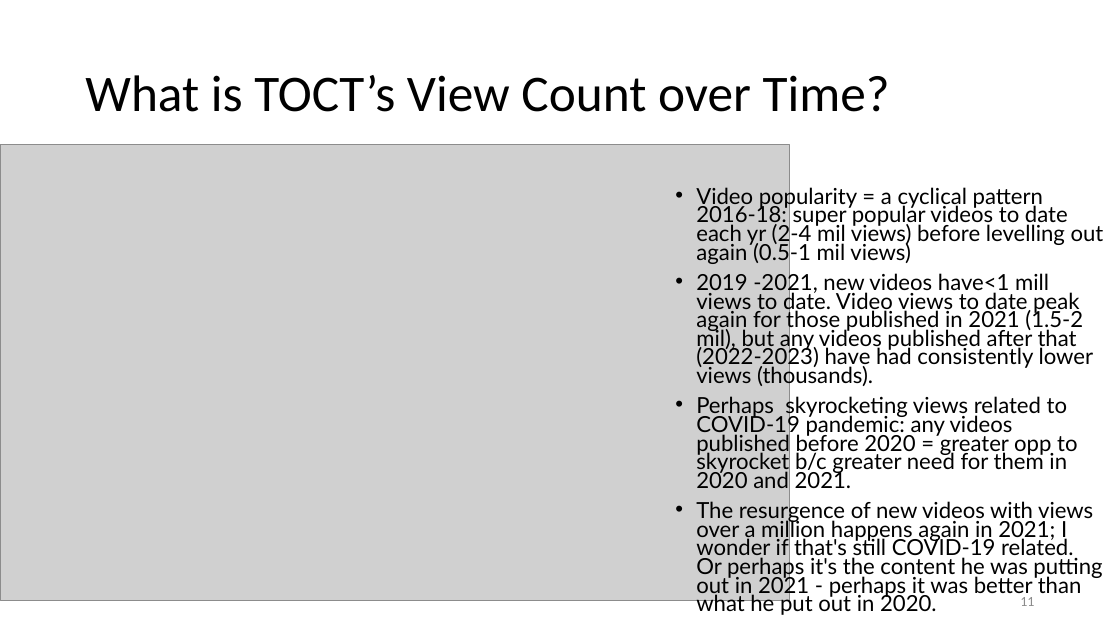
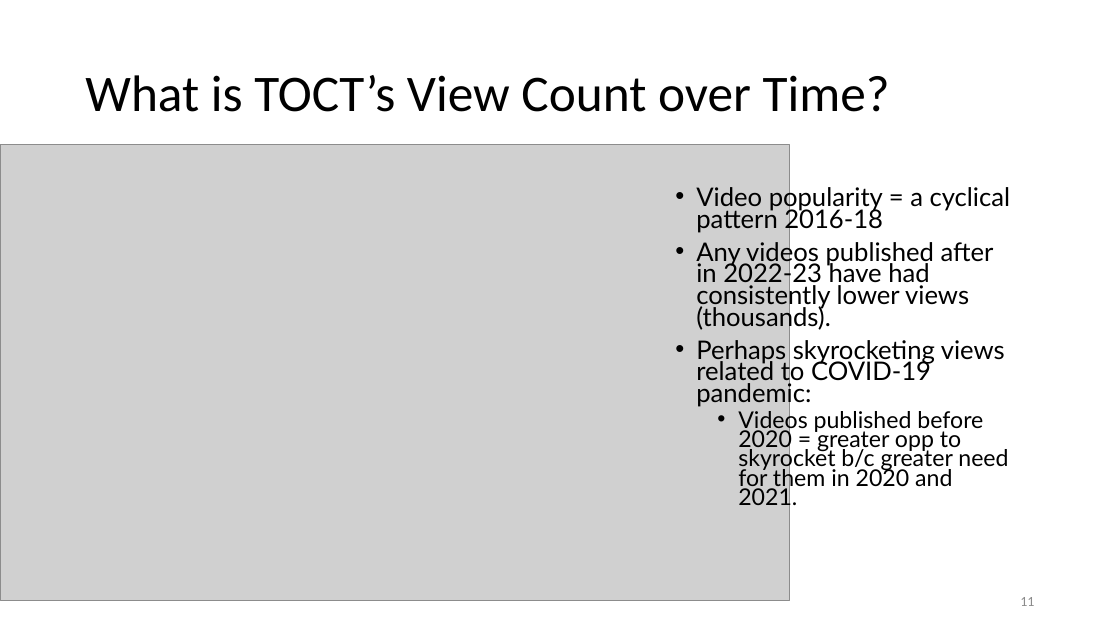
Before and after one commit to andilore/chemistry-youtube-videos, a slide deck: slide 11 of Top Chemistry-Related Youtube Channels.pptx. Drawn at 1120x630 pixels with LibreOffice and Linux fonts; fonts in the diff are those of the drawing; grey boxes stand for pictures. Boxes give left, top, right and bottom in pixels: in the first picture for what was removed or moved away, otherwise in the second. Text is boxed around its words. In the diff, an @@ line names an element or a change of style, - is before the commit and + after.

```diff
--- a/Top Chemistry-Related Youtube Channels.pptx
+++ b/Top Chemistry-Related Youtube Channels.pptx
@@ text at bbox=[696, 184, 1011, 511]: text changed; size 19 to 22 pt @@
-• Video popularity = a cyclical pattern 2016-18: super popular videos to date each yr (2-4 mil views) before levelling out again (0.5-1 mil views)
-• 2019 -2021, new videos have<1 mill views to date. Video views to date peak again for those published in 2021 (1.5-2 mil), but any videos published after that (2022-2023) have had consistently lower views (thousands).
-• Perhaps skyrocketing views related to COVID-19 pandemic: any videos published before 2020 = greater opp to skyrocket b/c greater need for them in 2020 and 2021.
-• The resurgence of new videos with views over a million happens again in 2021; I wonder if that's still COVID-19 related. Or perhaps it's the content he was putting out in 2021 - perhaps it was better than what he put out in 2020.
+• Video popularity = a cyclical pattern 2016-18
+• Any videos published after in 2022-23 have had consistently lower views (thousands).
+• Perhaps skyrocketing views related to COVID-19 pandemic:
+  • Videos published before 2020 = greater opp to skyrocket b/c greater need for them in 2020 and 2021.
```
Also in this commit, not shown: 9 other slides changed.
